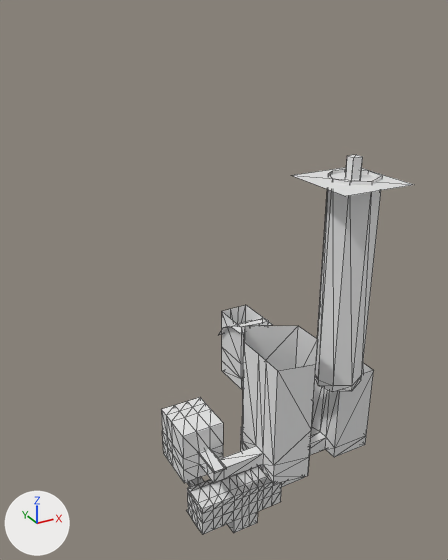
The OBJ model src/assets/level_chapter04/level02.obj, before and after one commit.
The view is the same before and after, from a camera (50 mm lens) standing at (-1530.0, -1717.0, 1704.0) and looking at (-558.0, 49.0, 821.0). Lighting does not change. The marker at lower left points along +X, +Y and +Z. Mesh edges are drawn as thin lines. Where no turn or scale is listed for an object, it has been applied to the vertices. Vertices at the same position are counted once.

Names of what the first picture shows: 'level02'.
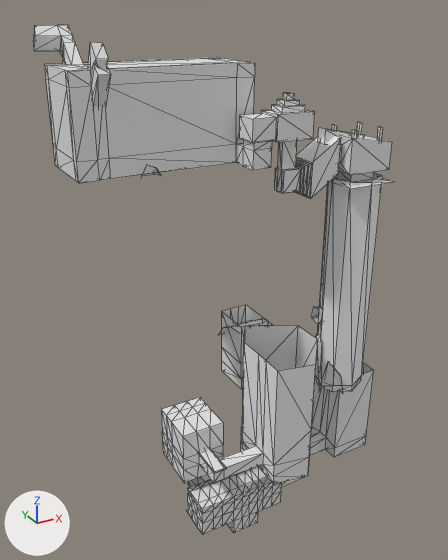
Boxes [x1, y1, x2, y2] around the edits, measured in the pictures (448 x 560 px):
'level02', reshaped (43% wider, 34% taller)
    before: [161, 155, 414, 534]
    after: [33, 25, 394, 534]
part 1 of me_level02, built on
    before: [291, 155, 414, 196]
    after: [33, 25, 394, 199]
part 2 of me_level02, built on
    after: [311, 307, 343, 393]

Diff of the bpy script that builds the scene:
```diff
--- a/src/assets/level_chapter04/level02.obj.py
+++ b/src/assets/level_chapter04/level02.obj.py
@@ me_level02 @@
 # used by ob_level02; location = (0.0, 0.0, 0.0)
-me_level02.from_pydata(...)  # 586 vertices, 921 faces; spans x -830.0..86.0, y -359.0..250.0, z -99.0..1251.0
+me_level02.from_pydata(...)  # 954 vertices, 1539 faces; spans x -1085.0..86.0, y -359.0..349.0, z -99.0..1656.0
+# me_level02 part 1: 1 vertex moved from x -135.0, y -104.0, z 1251.0 to x -254.0, y -227.0, z 1178.0; 7 vertices removed from x -319.0..-38.0, y -286.0..8.0, z 1178.0..1251.0; 339 vertices added at x -1085.0..-69.0, y -227.0..349.0, z 1147.0..1656.0
+# me_level02 part 2: 4 vertices removed from x -424.0..-388.0, y -90.0..-70.0, z 301.0..372.0; 40 vertices added at x -273.0..-78.0, y -214.0..-30.0, z 381.0..816.0
```
